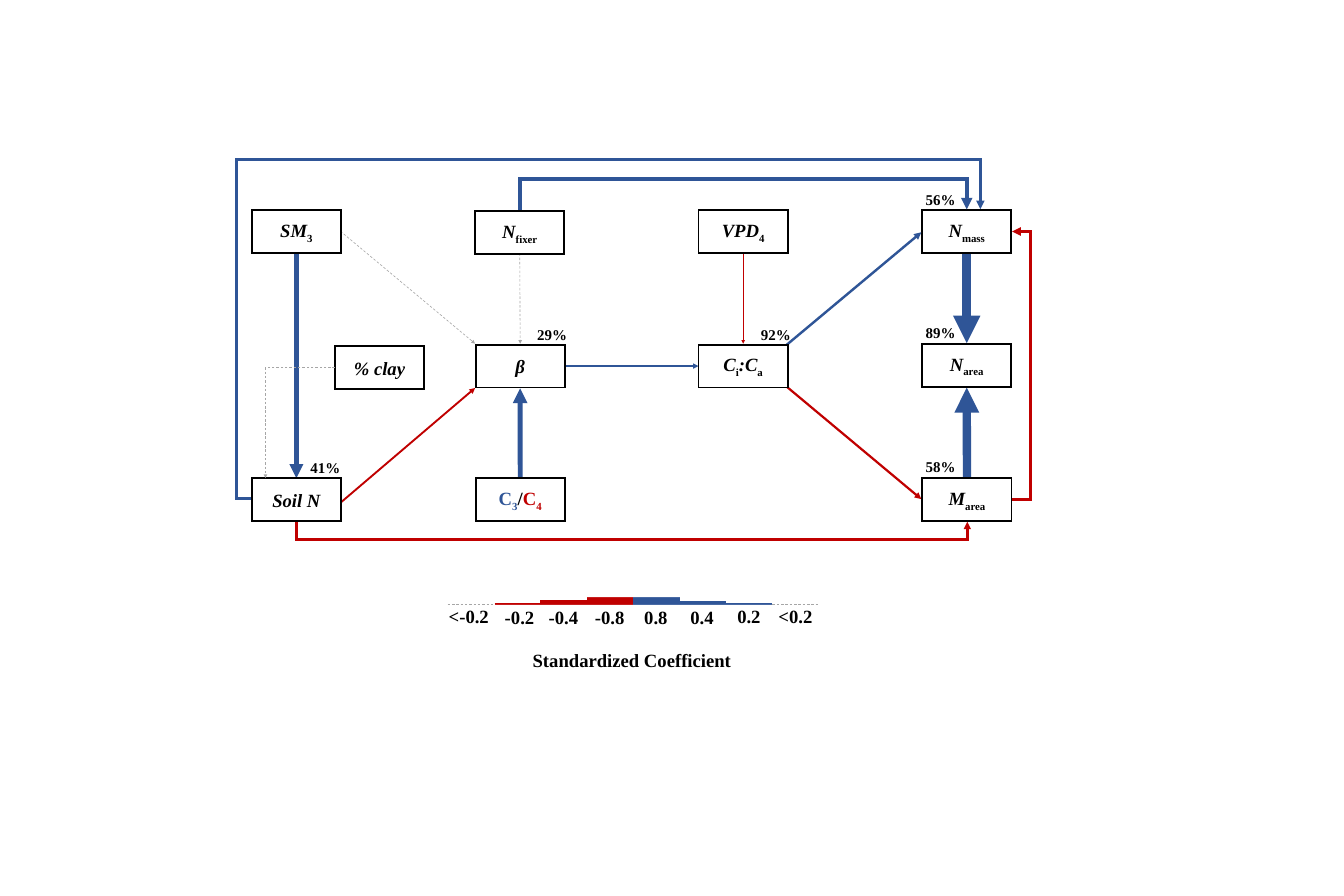
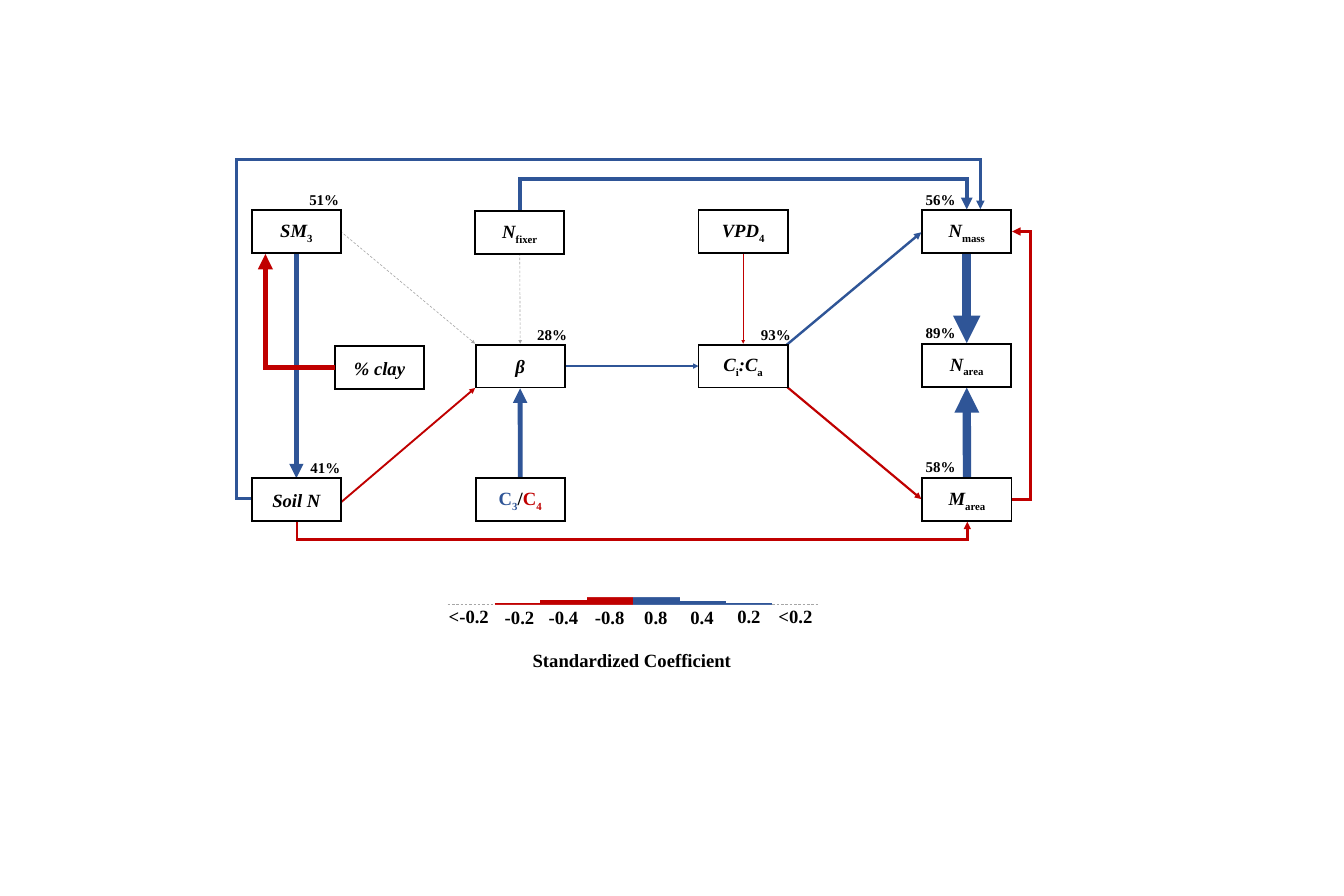
Before and after one commit to eaperkowski/TX_ecolab_leafNitrogen, a slide deck: slide 2 of working_drafts/figs/TXeco_SEM_ppt_fig.pptx. Drawn at 1344x896 pixels with LibreOffice and Linux fonts; fonts in the diff are those of the drawing. Boxes give left, top, right and bottom in pixels: in the first picture for what was removed or moved away, otherwise in the second. Text is boxed around its words. In the diff, an @@ line names an element or a change of style, - is before the commit and + after.

```diff
--- a/working_drafts/figs/TXeco_SEM_ppt_fig.pptx
+++ b/working_drafts/figs/TXeco_SEM_ppt_fig.pptx
@@ elbow arrow (266, 499) - (980, 209): stroke #2F5597 4.58 pt to #2F5597 4.54 pt @@
@@ text added at box(309, 195, 339, 205), 24 pt, text #000000, bold @@
+51%
@@ elbow arrow moved from (335, 368) - (266, 478) to (335, 368) - (266, 254) @@
@@ elbow arrow (335, 368) - (266, 254): stroke #A6A6A6 1 pt dashed to #C00000 8.13 pt @@
@@ arrow (297, 253) - (297, 478): stroke #2F5597 7.52 pt to #2F5597 7.67 pt @@
@@ text at box(537, 330, 567, 340): text changed @@
-29%
+28%
@@ text at box(761, 330, 791, 344): text changed @@
-92%
+93%
```
Also in this commit, not shown: 16 other files.
